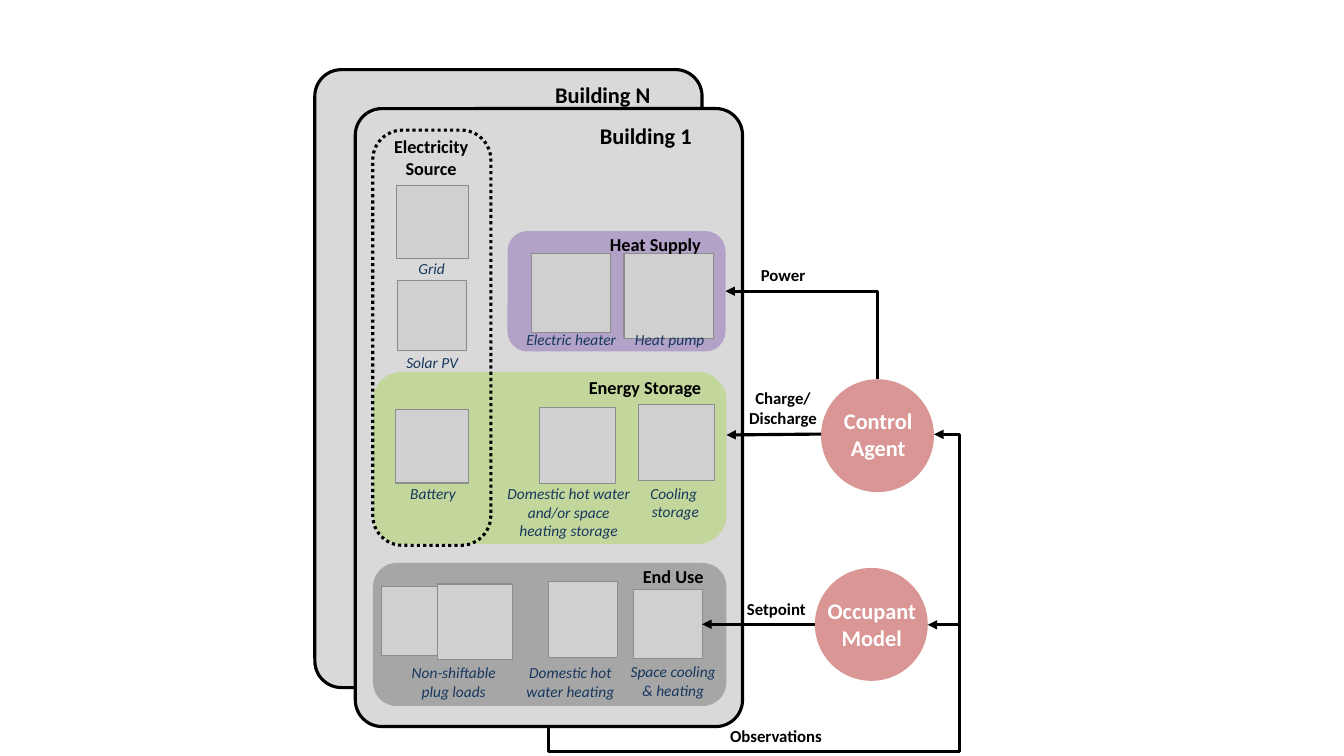
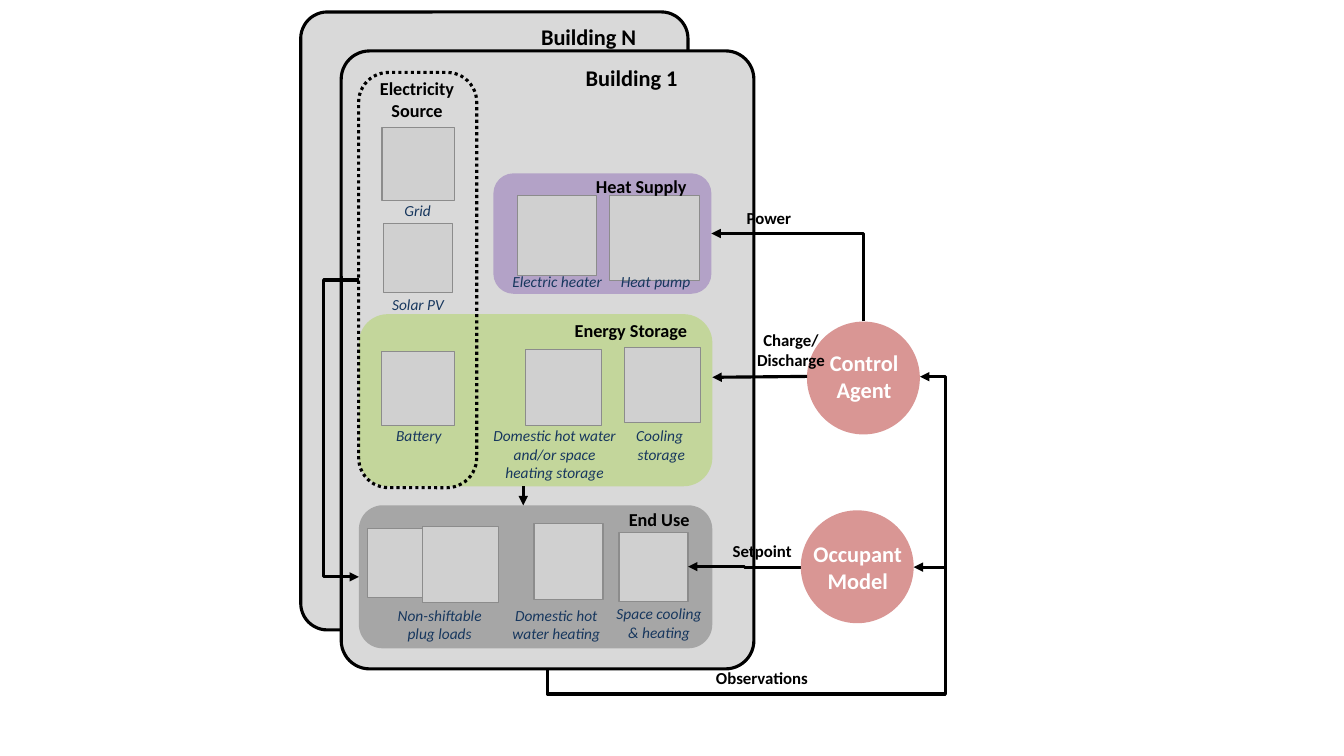
Before and after one commit to intelligent-environments-lab/CityLearn, a slide deck: slide 1 of assets/images/citylearn_systems.pptx. Drawn at 1344x756 pixels with LibreOffice and Linux fonts; fonts in the diff are those of the drawing; grey boxes stand for pictures. Boxes give left, top, right and bottom in pixels: in the first picture for what was removed or moved away, otherwise in the second. Text is boxed around its words. In the diff, an @@ line names an element or a change of style, - is before the commit and + after.

```diff
--- a/assets/images/citylearn_systems.pptx
+++ b/assets/images/citylearn_systems.pptx
@@ rounded rectangle: place and size @@
-rounded rectangle at <box>355,109,742,727</box>
+rounded rectangle at <box>341,50,753,668</box>
@@ elbow arrow added from (359, 280) to (359, 577), #000000 2.25 pt @@
@@ text "Charge/": place and size @@
-text "Charge/" at <box>749,392,817,427</box>
+text "Charge/" at <box>757,334,825,371</box>
@@ elbow arrow moved from (935, 435) - (549, 727) to (921, 377) - (547, 669) @@
@@ 14 texts, 7 pictures, 3 rounded rectangles, 1 ellipse, 1 arrow: place and size @@
-14 texts, 7 pictures, 3 rounded rectangles, 1 ellipse, 1 arrow at <box>315,70,928,742</box>
+14 texts, 7 pictures, 3 rounded rectangles, 1 ellipse, 1 arrow at <box>300,12,913,684</box>
@@ arrow added from (523, 486) to (523, 505), #000000 2.25 pt @@
@@ 7 texts, 4 pictures, 2 rounded rectangles, 2 elbow arrows, 1 ellipse, 1 arrow: place and size @@
-7 texts, 4 pictures, 2 rounded rectangles, 2 elbow arrows, 1 ellipse, 1 arrow at <box>373,130,958,700</box>
+7 texts, 4 pictures, 2 rounded rectangles, 2 elbow arrows, 1 ellipse, 1 arrow at <box>359,73,944,642</box>
```
Also in this commit, not shown: 3 slides added, 4 other files.
